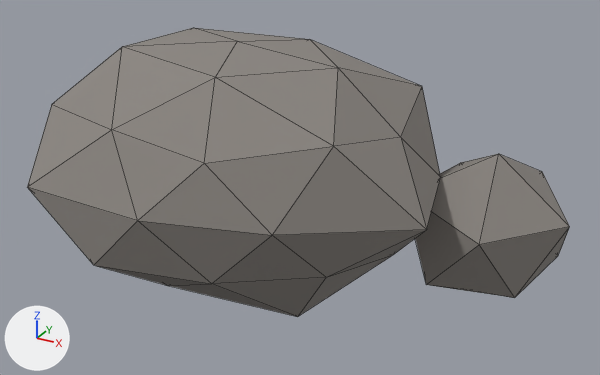
An edit to the glTF model game/isla-ancestral/assets/3d/alta/15-Recursos_roca_comun.glb, drawn before and after from the same camera.
Both versions are drawn from a 50 mm camera at (2.51, -3.84, 2.48) aimed at (0.36, 0.07, 0.53). Every picture has the same lights, and +X, +Y and +Z are marked at lower left. The older version comes first. Mesh edges are drawn as thin lines. Where no turn or scale is listed for an object, it has been applied to the vertices. Vertices at exactly the same position are counted once.

The older version as bpy lines, for what is in view:
```python
me_sm_roca_comun = bpy.data.meshes.new('SM_Roca_Comun')
me_sm_roca_comun.from_pydata(...)  # 42 vertices, 80 faces; spans x -1.22..1.3, y -0.95..1.01, z -0.09..1.37
me_sm_roca_comun.materials.append(mat_mat_roca)  # grey #8b8681
me_sm_roca_comun_chica = bpy.data.meshes.new('SM_Roca_Comun_Chica')
me_sm_roca_comun_chica.from_pydata(...)  # 12 vertices, 20 faces; spans x -0.458..0.485, y -0.439..0.52, z -0.516..0.51
me_sm_roca_comun_chica.materials.append(mat_mat_roca)  # grey #8b8681
ob_sm_roca_comun = bpy.data.objects.new('SM_Roca_Comun', me_sm_roca_comun)
ob_sm_roca_comun.location = (0.0, 0.0, 0.0)
ob_sm_roca_comun_chica = bpy.data.objects.new('SM_Roca_Comun_Chica', me_sm_roca_comun_chica)
ob_sm_roca_comun_chica.location = (1.35, 0.55, 0.302)
```
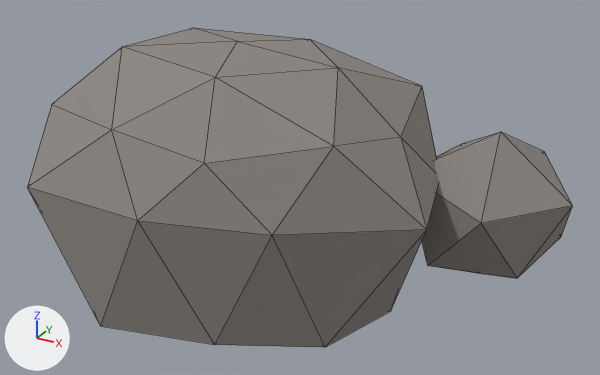
The newer file is also turned or shifted as a whole; pictures and numbers use the older file's frame.

Location of each change, (x1, y1, x2, y2) in pixels of the pictures (600 x 375 px; the box of a moved part takes in the faces that stretch with it):
'SM_Roca_Comun', reshaped (10% taller)
    before: (27, 28, 440, 317)
    after: (27, 28, 439, 347)
'SM_Roca_Comun_Chica', moved
    before: (415, 154, 570, 298)
    after: (422, 132, 573, 278)
part 1 of me_sm_roca_comun, moved or reshaped
    before: (28, 188, 426, 317)
    after: (27, 187, 426, 347)

The change in detail:
me_sm_roca_comun has 42 vertices, 80 faces and spans x -1.22..1.3, y -0.95..1.01, z -0.09..1.37.
me_sm_roca_comun is used by ob_sm_roca_comun; location (0.0, 0.0, 0.0).
me_sm_roca_comun part 1: all 15 vertices in x -1.0..0.99, y -0.92..0.9, z -0.08..0.35 are scaled about their middle by (1, 1, 0), then moved by (0.0, 0.0, -0.22).
Object 'SM_Roca_Comun_Chica' (ob_sm_roca_comun_chica) moves from (1.35, 0.55, 0.302) to (1.35, 0.55, 0.429).
